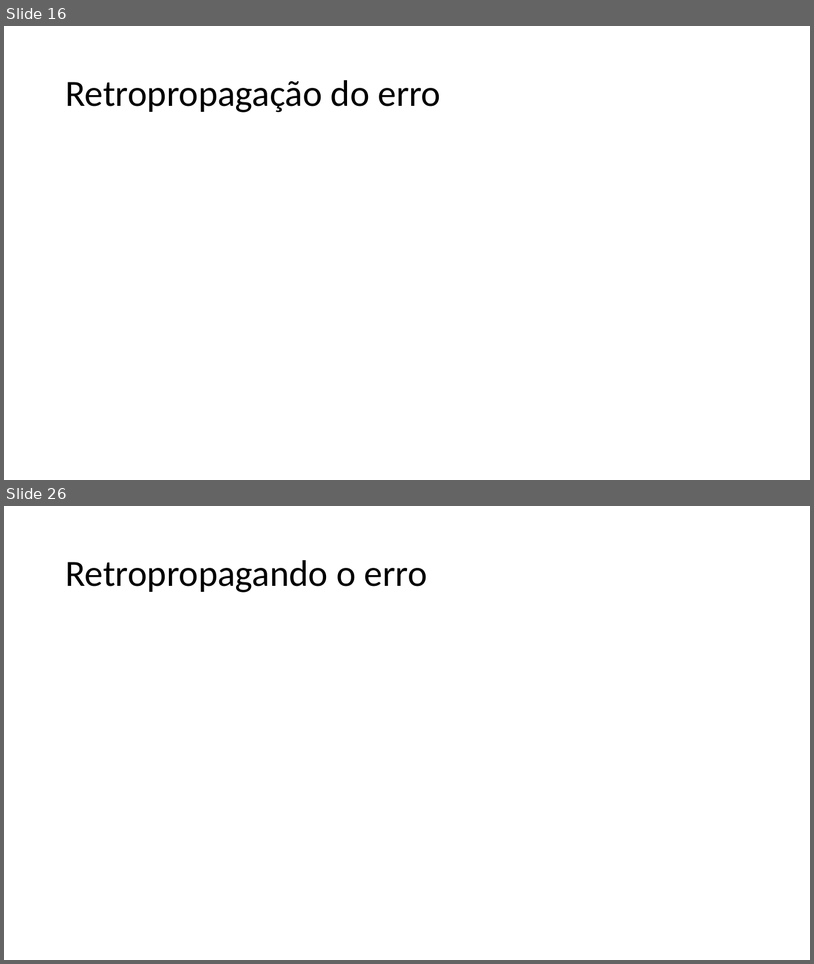
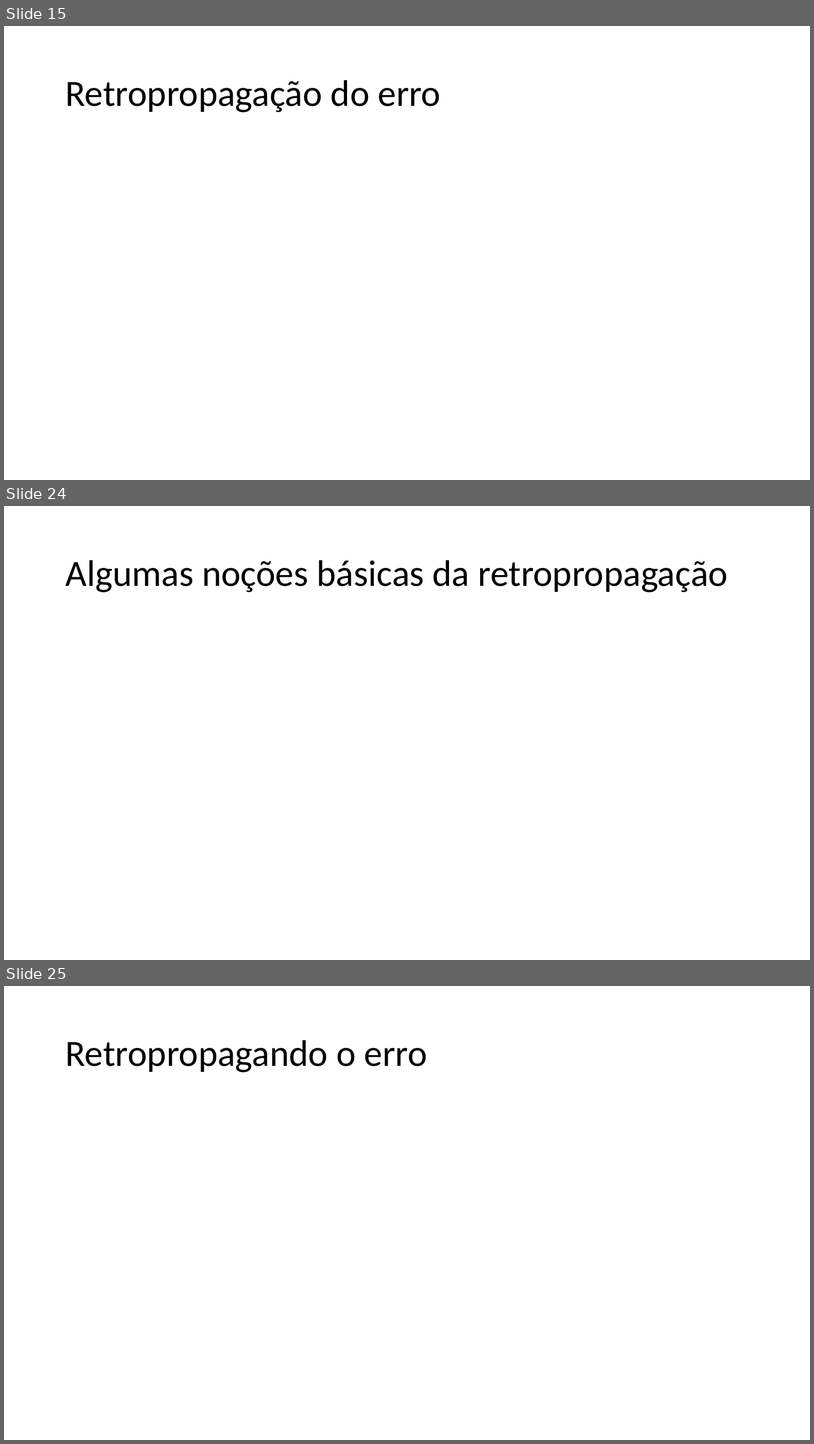
Before and after one commit to zz4fap/t320_aprendizado_de_maquina, a slide deck: slides/T320_Redes_Neurais_Artificiais (Parte III).pptx. Shown one above the other, each under a label of ours: slides 16 and 26 before the commit, slides 15, 24 and 25 after it; the slides between them are not shown. The pictures are 814x964 and 814x1444 pixels, drawn with LibreOffice and Linux fonts; fonts in the diff are those of the drawing; grey boxes stand for pictures. Boxes give left, top, right and bottom in pixels: in the first picture for what was removed or moved away, otherwise in the second. Text is boxed around its words. In the diff, an @@ line names an element or a change of style, - is before the commit and + after.

```diff
--- a/slides/T320_Redes_Neurais_Artificiais (Parte III).pptx
+++ b/slides/T320_Redes_Neurais_Artificiais (Parte III).pptx
@@ slide 24 added at <box>4,506,810,960</box>, background #FFFFFF @@
@@ title added at <box>65,560,728,592</box>, 44 pt, text #000000 @@
+Algumas noções básicas da retropropagação
@@ what was slide 16 is now slide 15 @@
@@ what was slide 26 is now slide 25 @@
```
Also in this commit, not shown: 7 slides changed, 1 other slide added, 3 slides removed, 1 other file.
